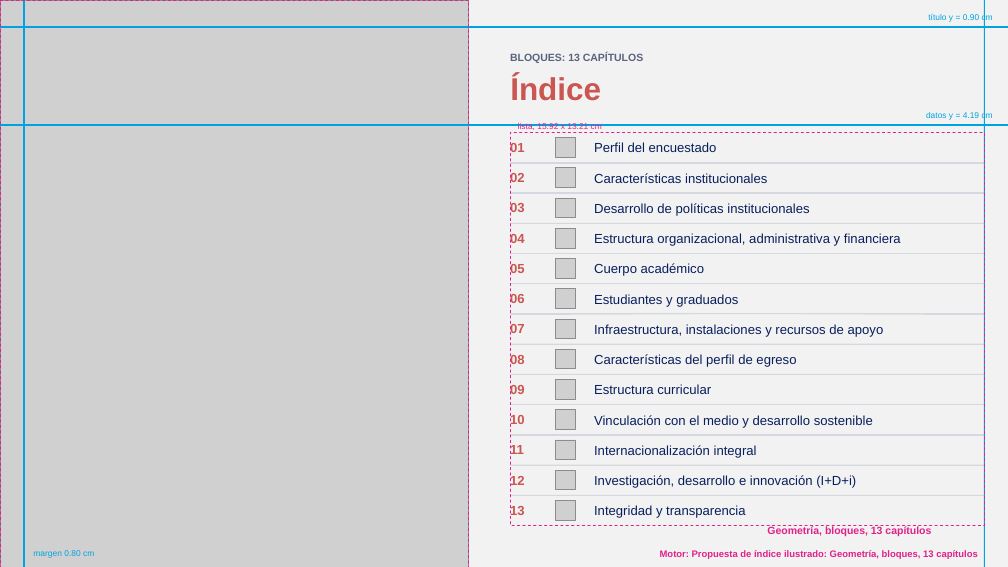
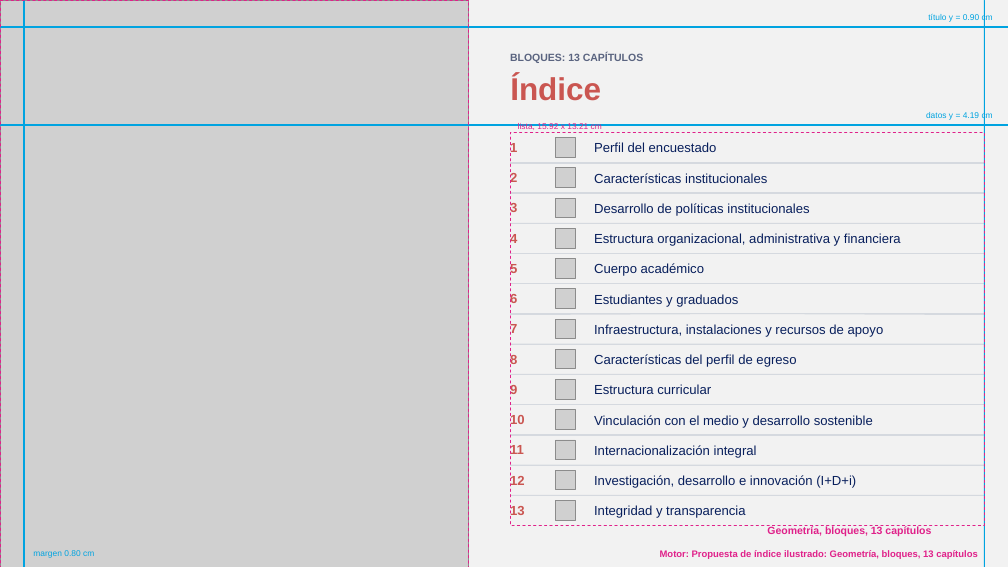
Before and after one commit to GonzaloAlmendariz/prosecnur-app, a slide deck: slide 163 of docs/qa/motor-ppt-2026-10-06/4-recetario/recetario-fiel-guias.pptx. Drawn at 1008x567 pixels with LibreOffice and Linux fonts; fonts in the diff are those of the drawing; grey boxes stand for pictures; background and template pictures are left out. Boxes give left, top, right and bottom in pixels: in the first picture for what was removed or moved away, otherwise in the second. Text is boxed around its words. In the diff, an @@ line names an element or a change of style, - is before the commit and + after.

```diff
--- a/docs/qa/motor-ppt-2026-10-06/4-recetario/recetario-fiel-guias.pptx
+++ b/docs/qa/motor-ppt-2026-10-06/4-recetario/recetario-fiel-guias.pptx
@@ text at [510, 142, 517, 156]: text changed @@
-01
+1
@@ text at [510, 173, 517, 186]: text changed @@
-02
+2
@@ text at [510, 202, 517, 216]: text changed @@
-03
+3
@@ text at [510, 234, 517, 246]: text changed @@
-04
+4
@@ text at [510, 263, 517, 277]: text changed @@
-05
+5
@@ text at [510, 293, 517, 307]: text changed @@
-06
+6
@@ text at [510, 323, 517, 335]: text changed @@
-07
+7
@@ text at [510, 353, 517, 367]: text changed @@
-08
+8
@@ text at [510, 384, 517, 398]: text changed @@
-09
+9
```
Also in this commit, not shown: 38 other slides changed, 22 other files.
